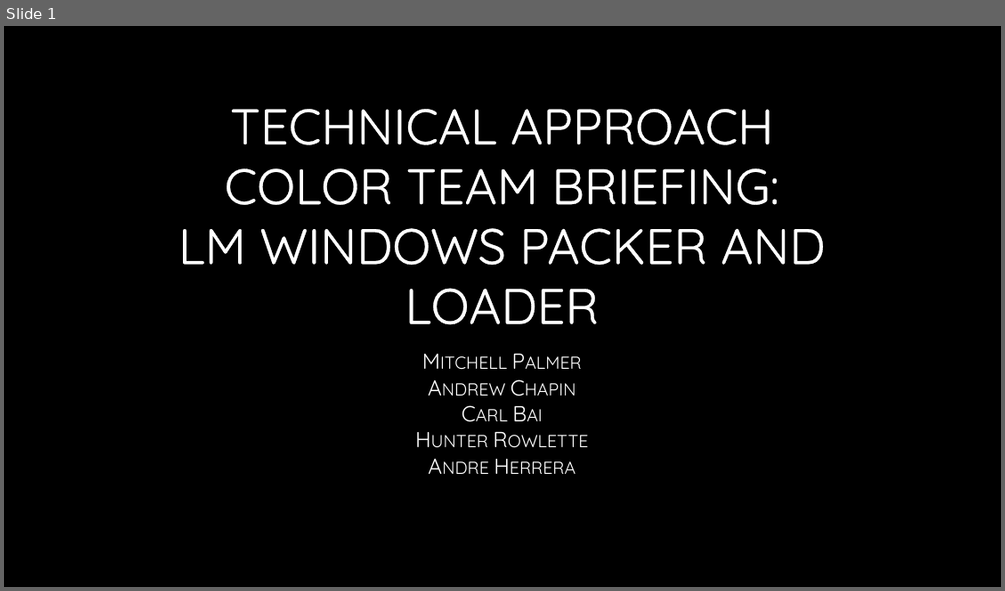
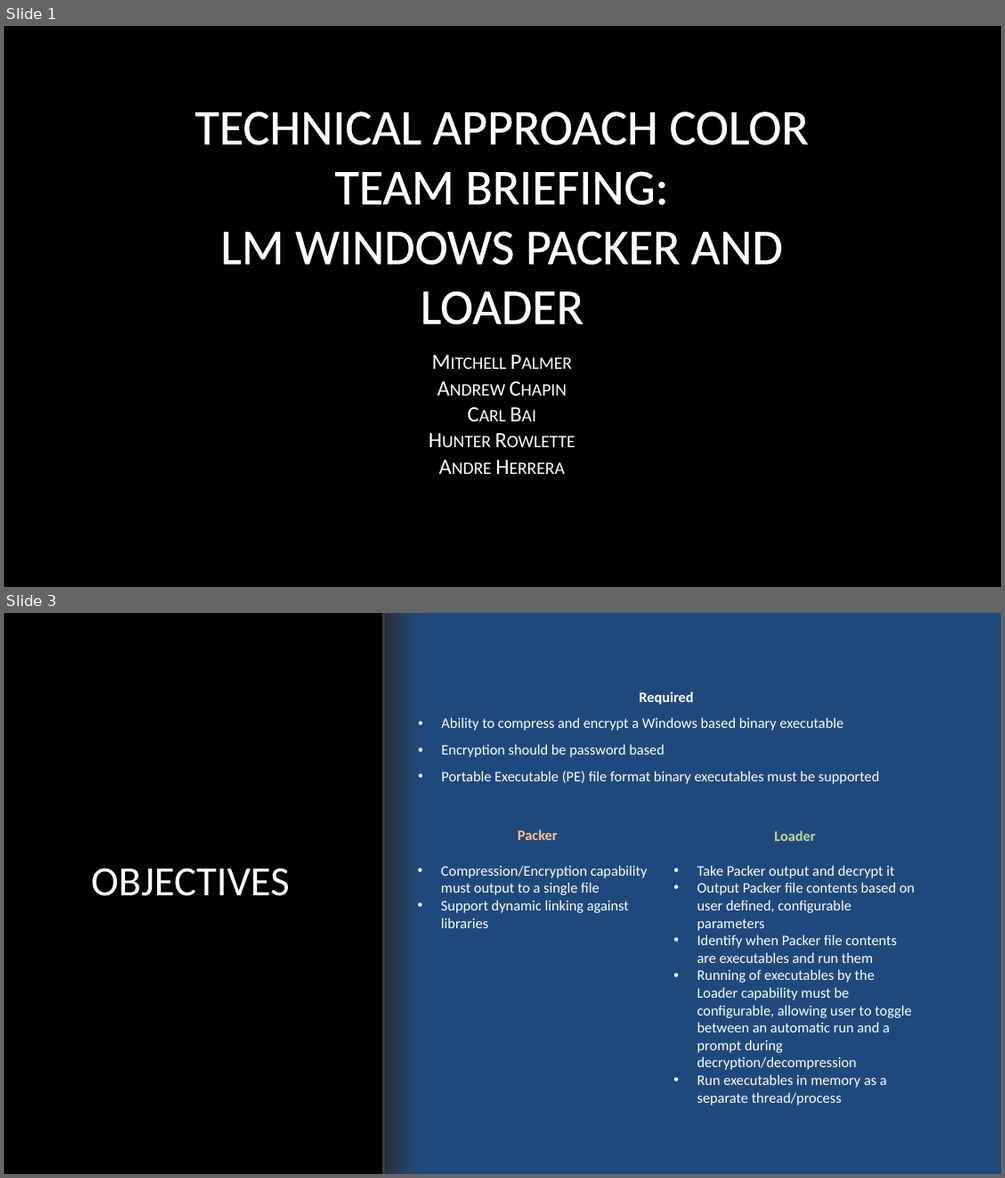
Before and after one commit to jcogs89/LMC-Packer-Loader, a slide deck: Assignments/E01-Technical_Approach_Color_Team.pptx. Shown one above the other, each under a label of ours: slide 1 before the commit, slides 1 and 3 after it; the slides between them are not shown. The pictures are 1005x591 and 1005x1178 pixels, drawn with LibreOffice and Linux fonts; fonts in the diff are those of the drawing; background and template pictures are left out. Boxes give left, top, right and bottom in pixels: in the first picture for what was removed or moved away, otherwise in the second. Text is boxed around its words. In the diff, an @@ line names an element or a change of style, - is before the commit and + after.

```diff
--- a/Assignments/E01-Technical_Approach_Color_Team.pptx
+++ b/Assignments/E01-Technical_Approach_Color_Team.pptx
@@ slide 3 added at [4, 613, 1001, 1174], background picture (left out) @@
@@ rectangle added at [383, 613, 1001, 1174], fill #1F497D @@
@@ rectangle added at [383, 613, 421, 1174], fill gradient #363D46 to #282E35 @@
@@ line added from (384, 613) to (384, 1174), #282E35 3 pt @@
@@ text added at [441, 691, 879, 784], 14 pt, text #FFFFFF @@
+Required
+• Ability to compress and encrypt a Windows based binary executable
+• Encryption should be password based
+• Portable Executable (PE) file format binary executables must be supported
@@ text added at [441, 829, 647, 928], 14 pt, text #FFFFFF @@
+Packer
+• Compression/Encryption capability must output to a single file
+• Support dynamic linking against libraries
@@ text added at [697, 830, 914, 1105], 14 pt, text #FFFFFF @@
+Loader
+• Take Packer output and decrypt it
+• Output Packer file contents based on user defined, configurable parameters
+• Identify when Packer file contents are executables and run them
+• Running of executables by the Loader capability must be configurable, allowing user to toggle between an automatic run and a prompt during decryption/decompression
+• Run executables in memory as a separate thread/process
@@ title added at [91, 868, 290, 896], 40 pt, text gradient #FFFFFF to #A6A6A6 @@
+OBJECTIVES
@@ slide 1 changed as well @@
@@ title "TECHNICAL APPROACH COLOR TEAM BRIEFING: ..." at [195, 111, 809, 324]: font Quicksand to Calibri @@
@@ subtitle "Mitchell Palmer Andrew Chapin Carl ..." at [146, 344, 857, 499]: font Quicksand to Calibri @@
```
Also in this commit, not shown: 2 other slides changed, 5 other slides added, 10 slides removed.
